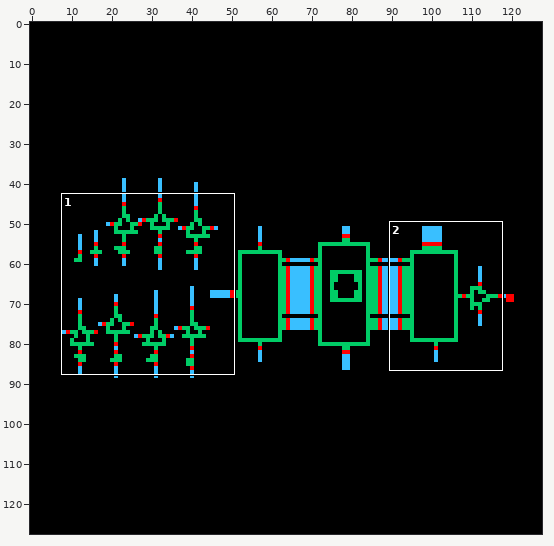
One commit to this sprite sheet: SIPO_ARRAY_LUT/schematic/thumbnail_128x128.png. Above, an overview of the earlier version with the close-up marked.
Close-up. The starting point:
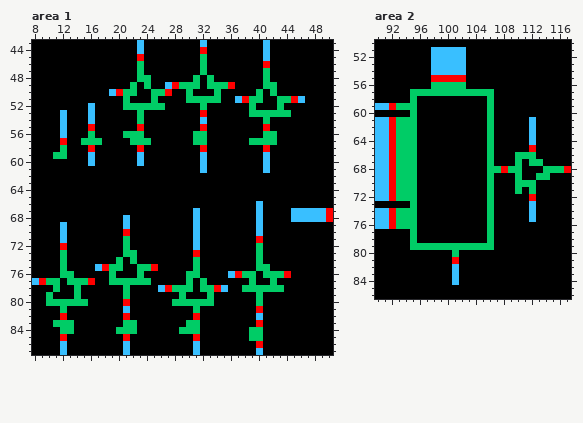
The file is 128x128 pixels. Shown: area 1: x 8..50, y 43..87; area 2: x 90..117, y 50..86.
Once edited:
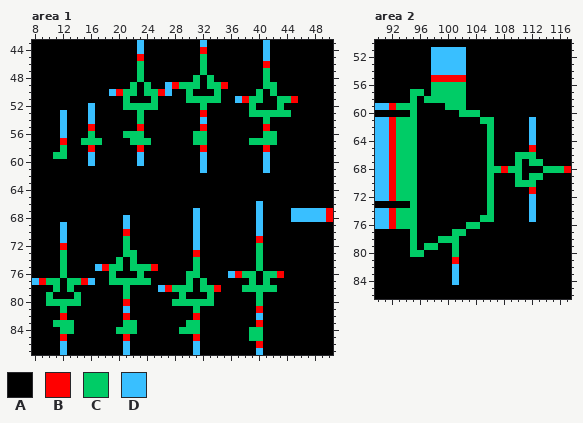
Palette (. is transparent): A #000000  B #ff0000  C #00cc66  D #39bfff
What changed:
Area 1:
The edit turns colour B into colour A in row 49 at x 36; in row 76 at x 44.
The edit turns colour C into colour A in row 48 at x 24; in row 52 at x 26; in row 75 at x 41; in row 76 at x 13; in row 77 at x 42; in row 78 at x 14 and 43.
The edit turns colour C into colour A in row 80 at x 15.
The edit turns colour D into colour A in row 51 at x 46; in row 78 at x 35.
The edit turns colour C into colour B in row 49 at x 35; in row 50 at x 26; in row 76 at x 43; in row 77 at x 15.
The edit turns colour A into colour C in row 50 at x 24; in row 75 at x 22; in row 77 at x 41; in row 78 at x 13.
The edit turns colour B into colour D in row 50 at x 27; in row 77 at x 16.
Area 2:
The edit turns colour C into colour A in row 57 at x 97 and 103 to 106; in rows 58 to 60 at x 106; in row 69 at x 114; in row 71 at x 110; in rows 76 to 78 at x 106; in row 79 at x 96, 99 to 100 and 102 to 106.
The edit turns colour C into colour B in row 71 at x 112.
The edit turns colour A into colour C in row 58 at x 97 to 102; in row 59 at x 100 to 102; in row 60 at x 102 to 104; in row 61 at x 105; in row 69 at x 112; in row 75 at x 105.
The edit turns colour A into colour C in row 76 at x 103 to 104; in row 77 at x 101 to 102; in row 78 at x 99 to 101; in row 80 at x 95 to 96.
The edit turns colour B into colour D in row 72 at x 112.
